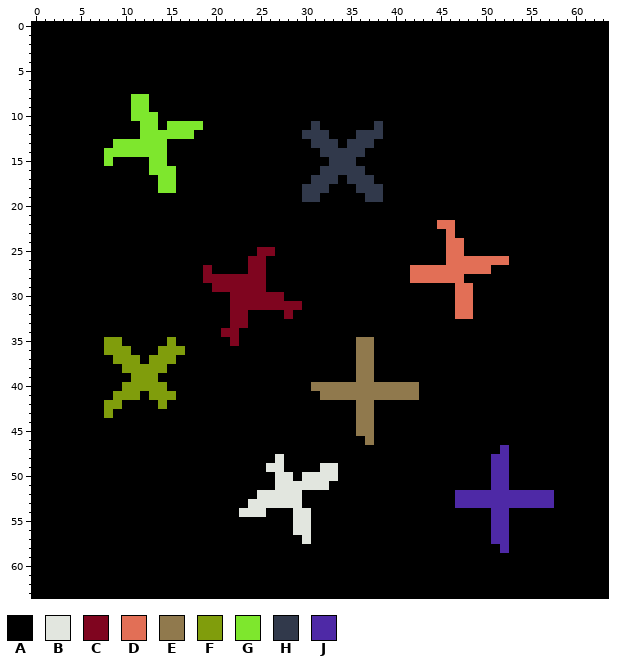
Two versions of one pixel-art sprite, garibaldi/opencv-rust/components.png. The picture above was drawn from the file before the commit.
The file is 64x64 pixels.
Palette (. is transparent): A #000000  B #e2e6df  C #7f051f  D #e26f56  E #90794d  F #809d0c  G #7ee72d  H #31394b  J #4e29a6
Pixels before, first column x 0:
 0 AAAAAAAAAAAAAAAAAAAAAAAAAAAAAAAAAAAAAAAAAAAAAAAAAAAAAAAAAAAAAAAA
 1 AAAAAAAAAAAAAAAAAAAAAAAAAAAAAAAAAAAAAAAAAAAAAAAAAAAAAAAAAAAAAAAA
 2 AAAAAAAAAAAAAAAAAAAAAAAAAAAAAAAAAAAAAAAAAAAAAAAAAAAAAAAAAAAAAAAA
 3 AAAAAAAAAAAAAAAAAAAAAAAAAAAAAAAAAAAAAAAAAAAAAAAAAAAAAAAAAAAAAAAA
 4 AAAAAAAAAAAAAAAAAAAAAAAAAAAAAAAAAAAAAAAAAAAAAAAAAAAAAAAAAAAAAAAA
 5 AAAAAAAAAAAAAAAAAAAAAAAAAAAAAAAAAAAAAAAAAAAAAAAAAAAAAAAAAAAAAAAA
 6 AAAAAAAAAAAAAAAAAAAAAAAAAAAAAAAAAAAAAAAAAAAAAAAAAAAAAAAAAAAAAAAA
 7 AAAAAAAAAAAAAAAAAAAAAAAAAAAAAAAAAAAAAAAAAAAAAAAAAAAAAAAAAAAAAAAA
 8 AAAAAAAAAAAGGAAAAAAAAAAAAAAAAAAAAAAAAAAAAAAAAAAAAAAAAAAAAAAAAAAA
 9 AAAAAAAAAAAGGAAAAAAAAAAAAAAAAAAAAAAAAAAAAAAAAAAAAAAAAAAAAAAAAAAA
10 AAAAAAAAAAAGGGAAAAAAAAAAAAAAAAAAAAAAAAAAAAAAAAAAAAAAAAAAAAAAAAAA
11 AAAAAAAAAAAAGGAGGGGAAAAAAAAAAAAHAAAAAAHAAAAAAAAAAAAAAAAAAAAAAAAA
12 AAAAAAAAAAAAGGGGGGAAAAAAAAAAAAHHHAAAHHHAAAAAAAAAAAAAAAAAAAAAAAAA
13 AAAAAAAAAGGGGGGAAAAAAAAAAAAAAAAHHHAHHHAAAAAAAAAAAAAAAAAAAAAAAAAA
14 AAAAAAAAGGGGGGGAAAAAAAAAAAAAAAAAHHHHHAAAAAAAAAAAAAAAAAAAAAAAAAAA
15 AAAAAAAAGAAAAGGAAAAAAAAAAAAAAAAAAHHHAAAAAAAAAAAAAAAAAAAAAAAAAAAA
16 AAAAAAAAAAAAAGGGAAAAAAAAAAAAAAAAHHHHHAAAAAAAAAAAAAAAAAAAAAAAAAAA
17 AAAAAAAAAAAAAAGGAAAAAAAAAAAAAAAHHHAHHHAAAAAAAAAAAAAAAAAAAAAAAAAA
18 AAAAAAAAAAAAAAGGAAAAAAAAAAAAAAHHHAAAHHHAAAAAAAAAAAAAAAAAAAAAAAAA
19 AAAAAAAAAAAAAAAAAAAAAAAAAAAAAAHHAAAAAHHAAAAAAAAAAAAAAAAAAAAAAAAA
20 AAAAAAAAAAAAAAAAAAAAAAAAAAAAAAAAAAAAAAAAAAAAAAAAAAAAAAAAAAAAAAAA
21 AAAAAAAAAAAAAAAAAAAAAAAAAAAAAAAAAAAAAAAAAAAAAAAAAAAAAAAAAAAAAAAA
22 AAAAAAAAAAAAAAAAAAAAAAAAAAAAAAAAAAAAAAAAAAAAADDAAAAAAAAAAAAAAAAA
23 AAAAAAAAAAAAAAAAAAAAAAAAAAAAAAAAAAAAAAAAAAAAAADAAAAAAAAAAAAAAAAA
24 AAAAAAAAAAAAAAAAAAAAAAAAAAAAAAAAAAAAAAAAAAAAAADDAAAAAAAAAAAAAAAA
25 AAAAAAAAAAAAAAAAAAAAAAAAACCAAAAAAAAAAAAAAAAAAADDAAAAAAAAAAAAAAAA
26 AAAAAAAAAAAAAAAAAAAAAAAACCAAAAAAAAAAAAAAAAAAAADDDDDDDAAAAAAAAAAA
27 AAAAAAAAAAAAAAAAAAACAAAACCAAAAAAAAAAAAAAAADDDDDDDDDAAAAAAAAAAAAA
28 AAAAAAAAAAAAAAAAAAACCCCCCCAAAAAAAAAAAAAAAADDDDDDAAAAAAAAAAAAAAAA
29 AAAAAAAAAAAAAAAAAAAACCCCCCAAAAAAAAAAAAAAAAAAAAADDAAAAAAAAAAAAAAA
30 AAAAAAAAAAAAAAAAAAAAAACCCCCCAAAAAAAAAAAAAAAAAAADDAAAAAAAAAAAAAAA
31 AAAAAAAAAAAAAAAAAAAAAACCCCCCCCAAAAAAAAAAAAAAAAADDAAAAAAAAAAAAAAA
32 AAAAAAAAAAAAAAAAAAAAAACCAAAACAAAAAAAAAAAAAAAAAADDAAAAAAAAAAAAAAA
33 AAAAAAAAAAAAAAAAAAAAAACCAAAAAAAAAAAAAAAAAAAAAAAAAAAAAAAAAAAAAAAA
34 AAAAAAAAAAAAAAAAAAAAACCAAAAAAAAAAAAAAAAAAAAAAAAAAAAAAAAAAAAAAAAA
35 AAAAAAAAFFAAAAAFAAAAAACAAAAAAAAAAAAAEEAAAAAAAAAAAAAAAAAAAAAAAAAA
36 AAAAAAAAFFFAAAFFFAAAAAAAAAAAAAAAAAAAEEAAAAAAAAAAAAAAAAAAAAAAAAAA
37 AAAAAAAAAFFFAFFFAAAAAAAAAAAAAAAAAAAAEEAAAAAAAAAAAAAAAAAAAAAAAAAA
38 AAAAAAAAAAFFFFFAAAAAAAAAAAAAAAAAAAAAEEAAAAAAAAAAAAAAAAAAAAAAAAAA
39 AAAAAAAAAAAFFFAAAAAAAAAAAAAAAAAAAAAAEEAAAAAAAAAAAAAAAAAAAAAAAAAA
40 AAAAAAAAAAFFFFFAAAAAAAAAAAAAAAAEEEEEEEEEEEEAAAAAAAAAAAAAAAAAAAAA
41 AAAAAAAAAFFFAFFFAAAAAAAAAAAAAAAAEEEEEEEEEEEAAAAAAAAAAAAAAAAAAAAA
42 AAAAAAAAFFAAAAFAAAAAAAAAAAAAAAAAAAAAEEAAAAAAAAAAAAAAAAAAAAAAAAAA
43 AAAAAAAAFAAAAAAAAAAAAAAAAAAAAAAAAAAAEEAAAAAAAAAAAAAAAAAAAAAAAAAA
44 AAAAAAAAAAAAAAAAAAAAAAAAAAAAAAAAAAAAEEAAAAAAAAAAAAAAAAAAAAAAAAAA
45 AAAAAAAAAAAAAAAAAAAAAAAAAAAAAAAAAAAAEEAAAAAAAAAAAAAAAAAAAAAAAAAA
46 AAAAAAAAAAAAAAAAAAAAAAAAAAAAAAAAAAAAAEAAAAAAAAAAAAAAAAAAAAAAAAAA
47 AAAAAAAAAAAAAAAAAAAAAAAAAAAAAAAAAAAAAAAAAAAAAAAAAAAAJAAAAAAAAAAA
48 AAAAAAAAAAAAAAAAAAAAAAAAAAABAAAAAAAAAAAAAAAAAAAAAAAJJAAAAAAAAAAA
49 AAAAAAAAAAAAAAAAAAAAAAAAAABBAAAABBAAAAAAAAAAAAAAAAAJJAAAAAAAAAAA
50 AAAAAAAAAAAAAAAAAAAAAAAAAAABBABBBBAAAAAAAAAAAAAAAAAJJAAAAAAAAAAA
51 AAAAAAAAAAAAAAAAAAAAAAAAAAABBBBBBAAAAAAAAAAAAAAAAAAJJAAAAAAAAAAA
52 AAAAAAAAAAAAAAAAAAAAAAAAABBBBBAAAAAAAAAAAAAAAAAJJJJJJJJJJJAAAAAA
53 AAAAAAAAAAAAAAAAAAAAAAAABBBBBBAAAAAAAAAAAAAAAAAJJJJJJJJJJJAAAAAA
54 AAAAAAAAAAAAAAAAAAAAAAABBBAAABBAAAAAAAAAAAAAAAAAAAAJJAAAAAAAAAAA
55 AAAAAAAAAAAAAAAAAAAAAAAAAAAAABBAAAAAAAAAAAAAAAAAAAAJJAAAAAAAAAAA
56 AAAAAAAAAAAAAAAAAAAAAAAAAAAAABBAAAAAAAAAAAAAAAAAAAAJJAAAAAAAAAAA
57 AAAAAAAAAAAAAAAAAAAAAAAAAAAAAABAAAAAAAAAAAAAAAAAAAAJJAAAAAAAAAAA
58 AAAAAAAAAAAAAAAAAAAAAAAAAAAAAAAAAAAAAAAAAAAAAAAAAAAAJAAAAAAAAAAA
59 AAAAAAAAAAAAAAAAAAAAAAAAAAAAAAAAAAAAAAAAAAAAAAAAAAAAAAAAAAAAAAAA
60 AAAAAAAAAAAAAAAAAAAAAAAAAAAAAAAAAAAAAAAAAAAAAAAAAAAAAAAAAAAAAAAA
61 AAAAAAAAAAAAAAAAAAAAAAAAAAAAAAAAAAAAAAAAAAAAAAAAAAAAAAAAAAAAAAAA
62 AAAAAAAAAAAAAAAAAAAAAAAAAAAAAAAAAAAAAAAAAAAAAAAAAAAAAAAAAAAAAAAA
63 AAAAAAAAAAAAAAAAAAAAAAAAAAAAAAAAAAAAAAAAAAAAAAAAAAAAAAAAAAAAAAAA
And afterwards:
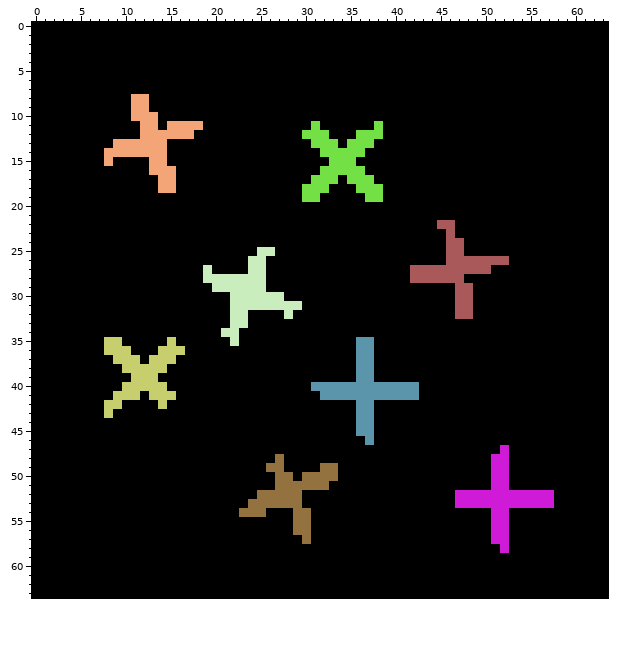
Author's note on the commit: extract random_color_map
What changed:
Colour B changes from #e2e6df to #937240.
Colour C changes from #7f051f to #c9edbd.
Colour D changes from #e26f56 to #a9595a.
Colour E changes from #90794d to #5b95ab.
Colour F changes from #809d0c to #c6ce6e.
Colour G changes from #7ee72d to #f3a577.
Colour H changes from #31394b to #73e146.
Colour J changes from #4e29a6 to #cf1bd7.
Where, in picture pixels (left, top, right, bottom), the same in both pictures:
changed: (104, 94, 203, 193)
changed: (302, 121, 383, 202)
changed: (203, 220, 554, 553)
changed: (104, 337, 185, 418)
